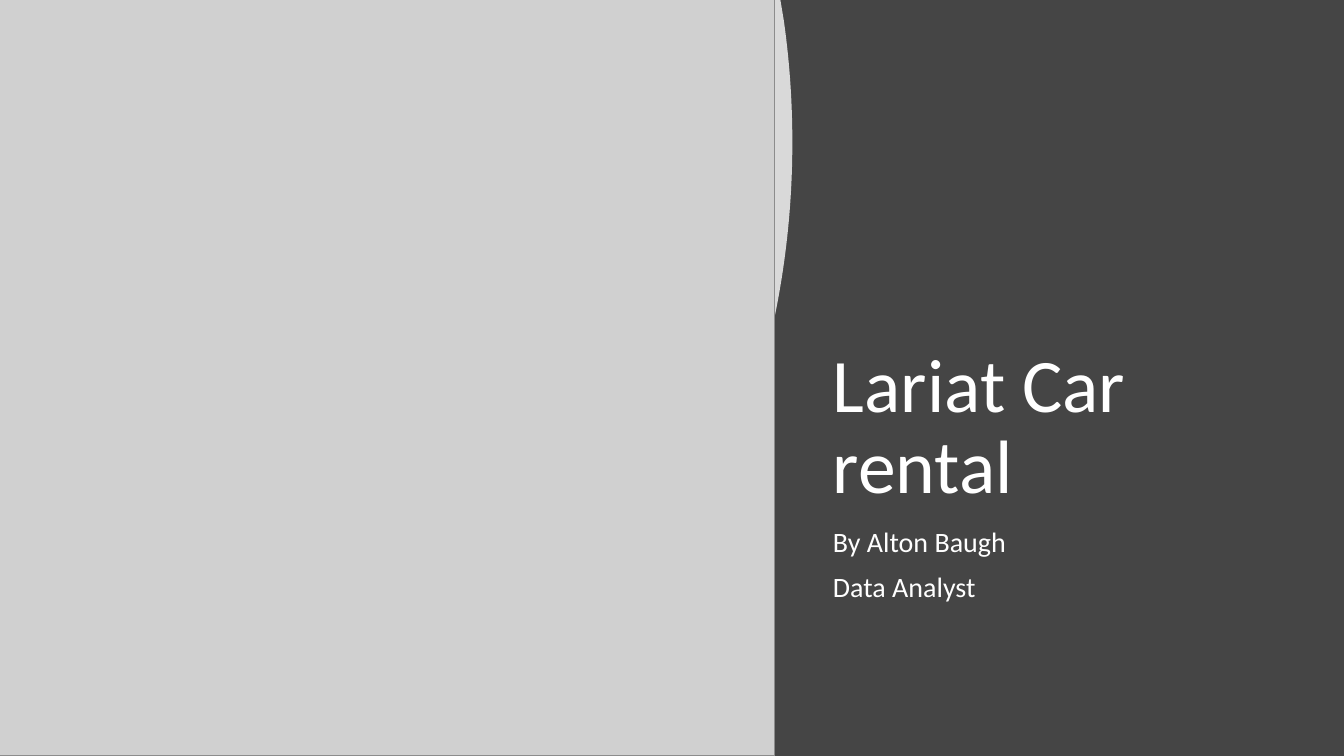
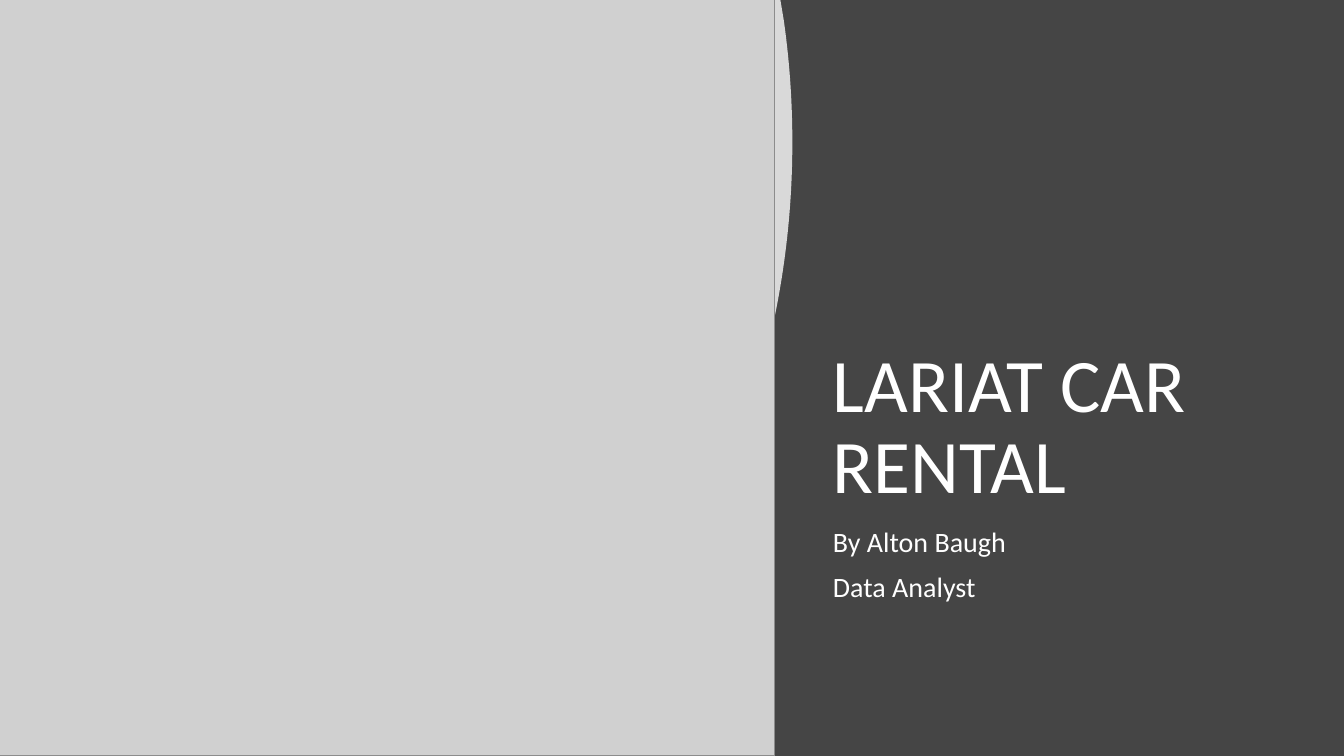
Before and after one commit to albaug/Lariat-car-rental, a slide deck: slide 1 of Lariat_rental.present version 2.pptx. Drawn at 1344x756 pixels with LibreOffice and Linux fonts; fonts in the diff are those of the drawing; grey boxes stand for pictures. Boxes give left, top, right and bottom in pixels: in the first picture for what was removed or moved away, otherwise in the second. Text is boxed around its words. In the diff, an @@ line names an element or a change of style, - is before the commit and + after.

```diff
--- a/Lariat_rental.present version 2.pptx
+++ b/Lariat_rental.present version 2.pptx
@@ title at [833, 363, 1185, 493]: text changed @@
-Lariat Car rental
+LARIAT CAR RENTAL
```
Also in this commit, not shown: 4 other slides changed.
